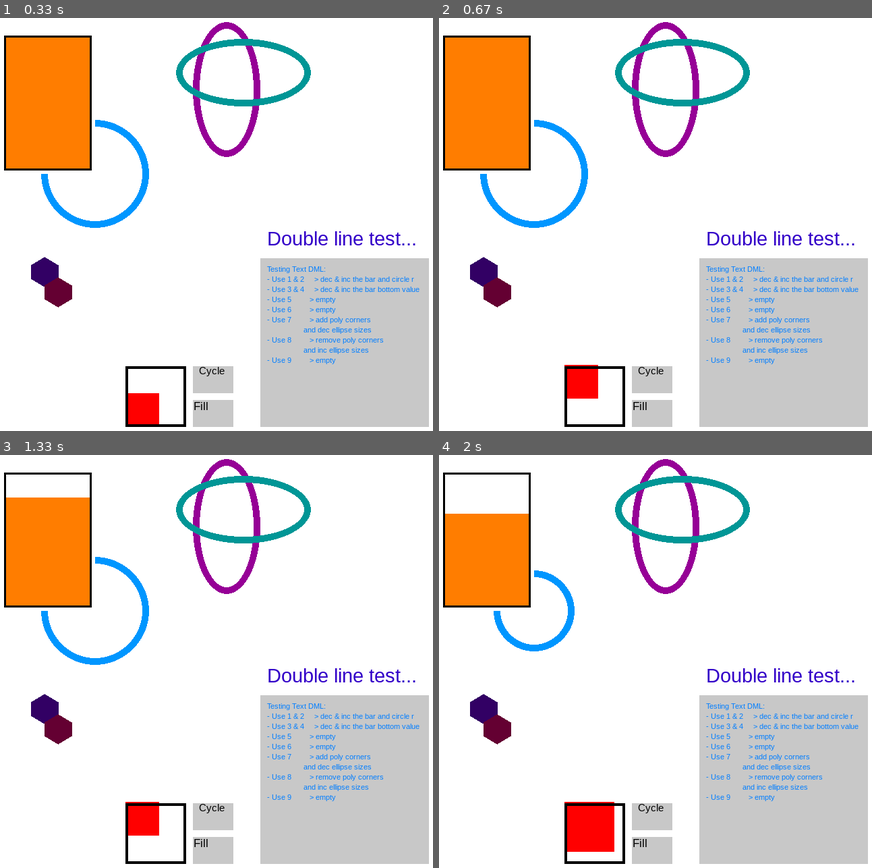
Above: before the commit, frames 1-4 (two rows, left to right).
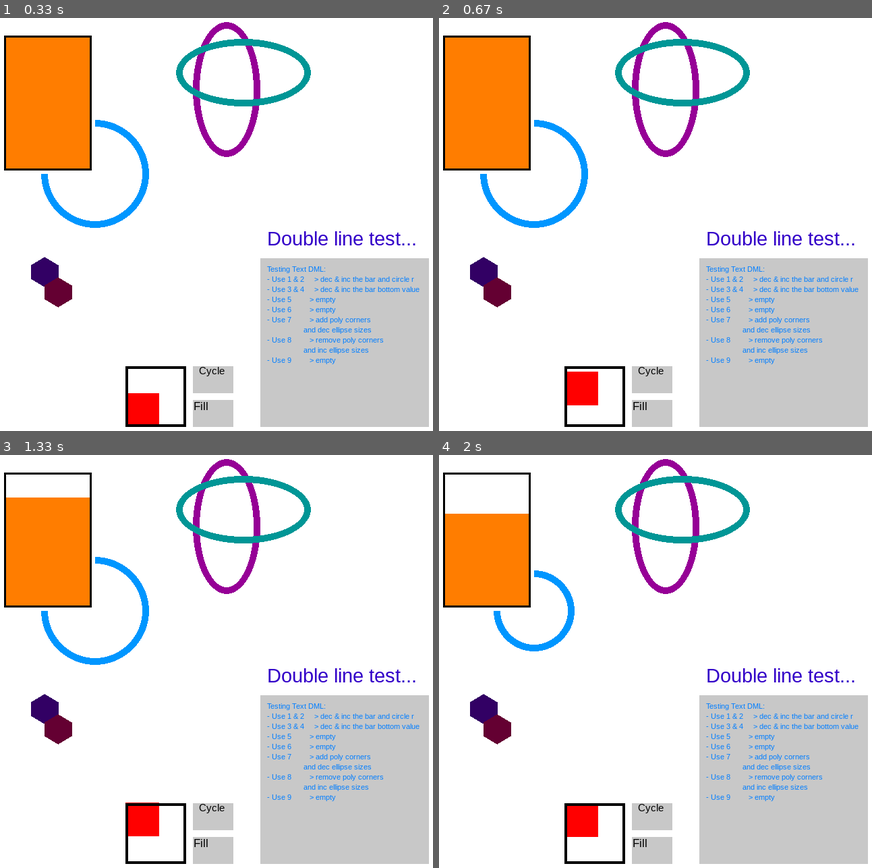
Above: after the commit, the same moments.

Repository: reimerrigtering/PygameUIExtension
Game: pygame game, started from testing.py
Two runs of this game, one before a commit and one after it. Both use one fixed random seed, a clock stepped at 60 frames per second and the inputs below.
Inputs:
- Up to frame 1 (0.33 s): no input
- Up to frame 2 (0.67 s): click "Cycle" at 0.38 s
- Up to frame 3 (1.33 s): click "Fill" at 0.72 s; tap 4 at 1 s
- Up to frame 4 (2 s): tap 1 at 1.33, 1.67 s

Frame 1 is identical in both runs. In frame 2, 0.2% of the frame differs, in the area x 28-37%, y 83-94%; in frame 3, less than 0.1%; in frame 4, 0.7%, in the area x 28-41%, y 83-97%.

Commit message:
Bug fixes within ObjectAnimation

Diff:
--- a/ui_classes.py
+++ b/ui_classes.py
@@ -764,7 +764,10 @@
                 return wait_time, object_index
 
             if 'time' in kwargs.keys():
-                wait_time = start_action_time - Frame.get() + kwargs['time']
+                if action in (cls.SCALE_TO, cls.MOVE_TO, cls.CHANGE_CORNER_RADIUS_TO):
+                    wait_time = start_action_time - Frame.get() + kwargs['time']
+                else:
+                    wait_time = kwargs['time']
                 transform_factor = 1 / max(wait_time, 1)
             else:
                 transform_factor = 1
@@ -862,6 +865,7 @@
         self.stop_reset = stop_reset
 
     def start(self):
+        self.start_action_frame = Frame.get()
         if self not in ObjectAnimation.running_animations:
             ObjectAnimation.running_animations.append(self)
 
@@ -907,6 +911,7 @@
             self.next_frame = self.start_action_frame + wait_time
             if self.started_move:
                 self.action_index += 1
+                self.started_move = False
             else:
                 self.started_move = True
 
Not shown, changed: TODOs.txt
